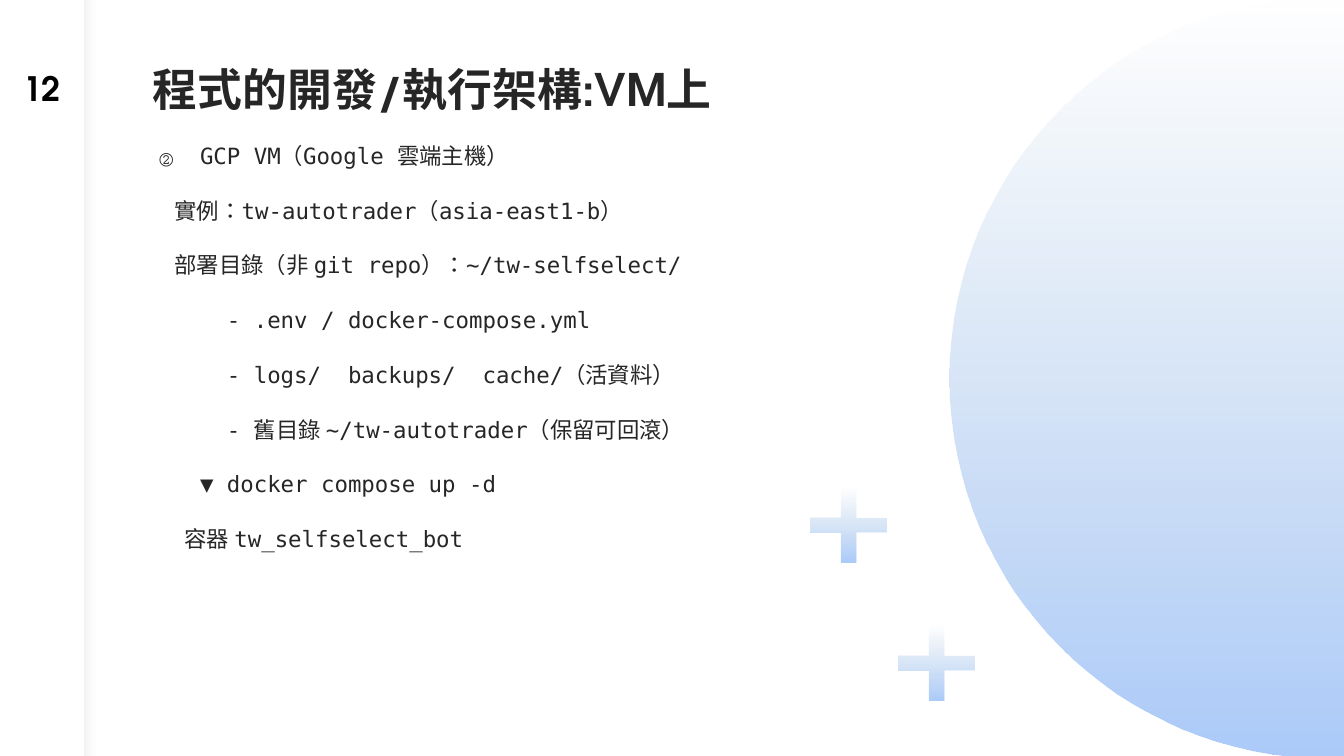
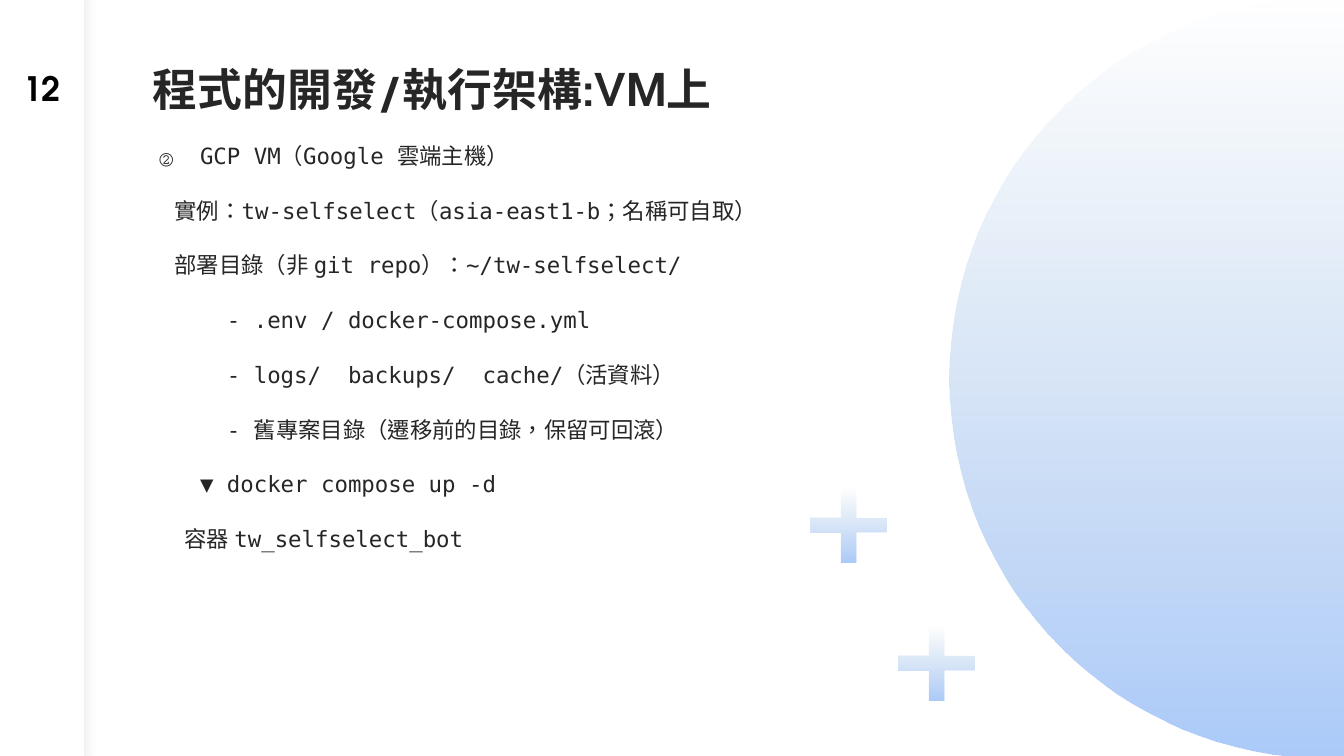
Before and after one commit to dinchentech/tw-selfselect, a slide deck: slide 12 of plans/ppt/TW-SELFSELECT台股買賣自動化系統-W2-講稿版.pptx. Drawn at 1344x756 pixels with LibreOffice and Linux fonts; fonts in the diff are those of the drawing. Boxes give left, top, right and bottom in pixels: in the first picture for what was removed or moved away, otherwise in the second. Text is boxed around its words. In the diff, an @@ line names an element or a change of style, - is before the commit and + after.

Commit message:
plans/ppt：清掉投影片中指向 tw-autotrader 的殘留（git/作者/資料夾/VM 命名範例）
- W1 s3：GitHub repo 改指 tw-selfselect、作者文案同步
- W1 s7：儀表板網址保留（母專案真實頁面，tw-selfselect 尚無 Pages），加註「母專案示範儀表板」
- W1 s14–16：VM 命名教學範例 tw-autotrader→tw-selfselect，並註明實例名可自取、.env 的 SYNC_VM_NAME 要一致
- W2 s2/s12/s14/s17：舊資料夾改中性描述；VM 實例圖與 ssh 指令改用 tw-selfselect（附名稱一致提醒）
- W6 s12：gcloud 輸出示例改為 tw-selfselect
- 掃描後僅剩 W1 s7 的母專案儀表板網址 2 處（刻意保留）

```diff
--- a/plans/ppt/TW-SELFSELECT台股買賣自動化系統-W2-講稿版.pptx
+++ b/plans/ppt/TW-SELFSELECT台股買賣自動化系統-W2-講稿版.pptx
@@ text at [175,200,757,221]: text changed @@
-實例：tw-autotrader（asia-east1-b）
+實例：tw-selfselect（asia-east1-b；名稱可自取）
@@ text at [254,419,678,440]: text changed @@
-- 舊目錄 ~/tw-autotrader（保留可回滾）
+- 舊專案目錄（遷移前的目錄，保留可回滾）
```
Also in this commit, not shown: 2 other slides changed, 2 other files.
